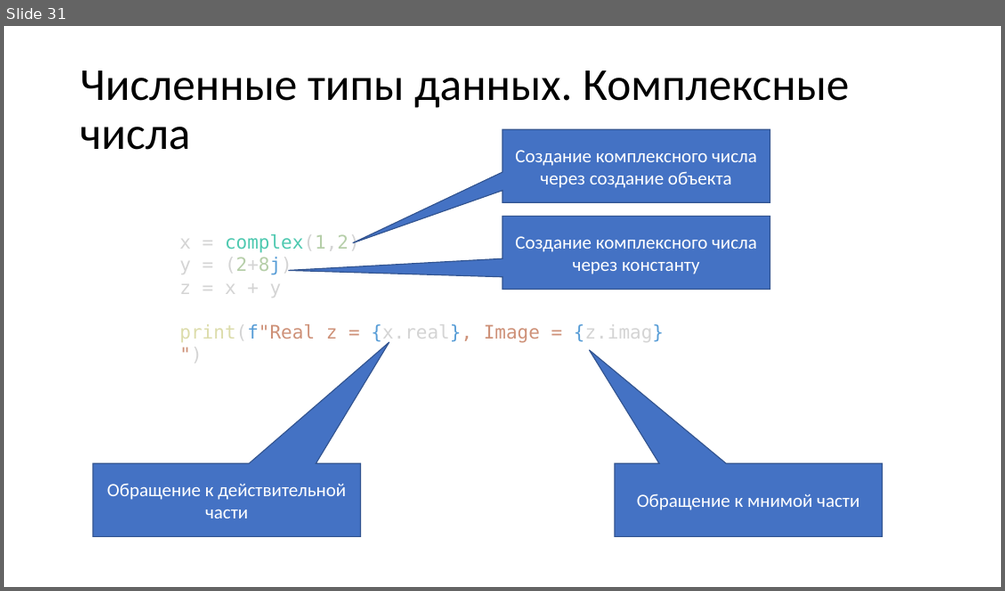
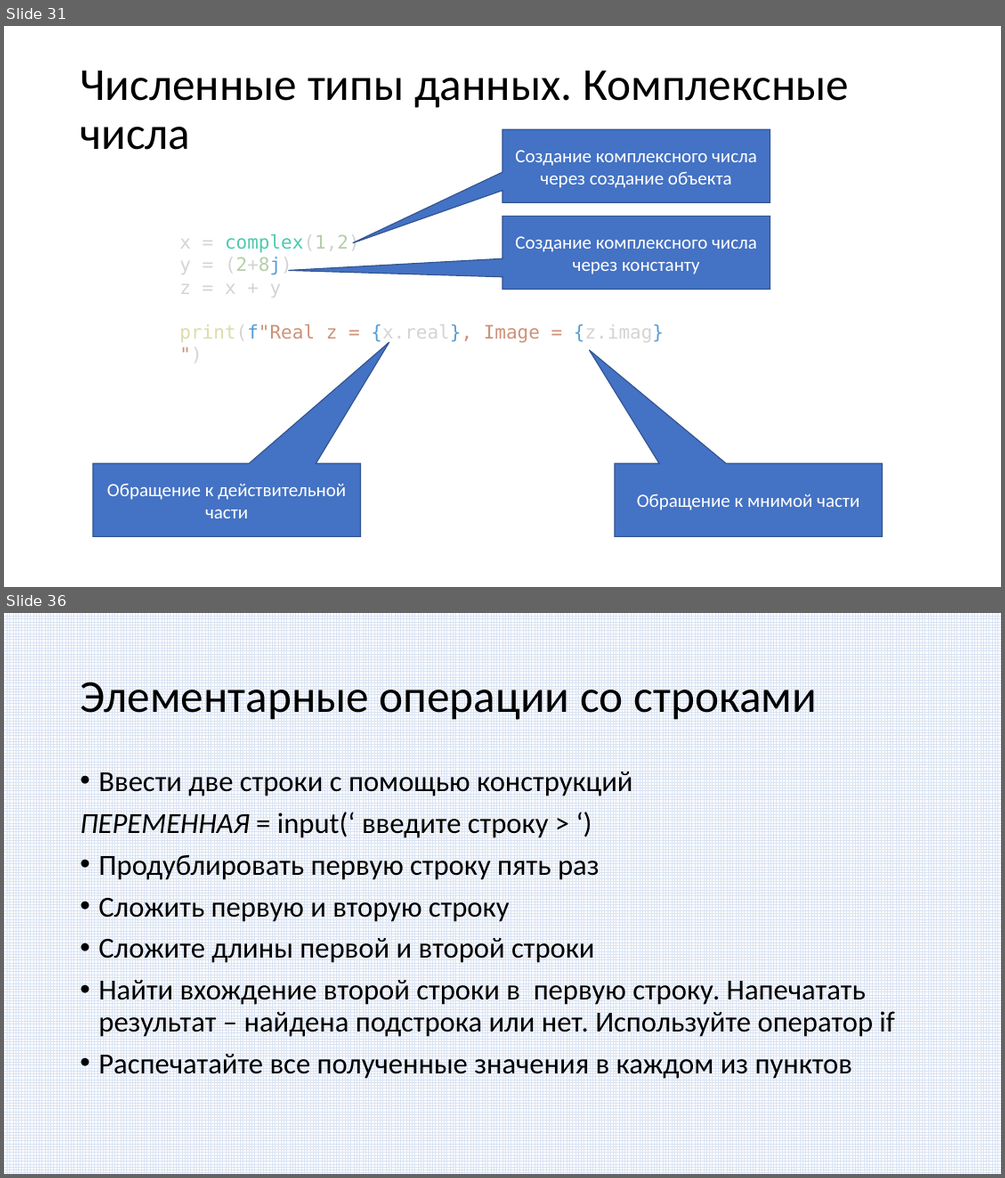
Before and after one commit to paveltsytovich/telegram-course, a slide deck: Presentation/Основы алгоритмизации и программирования.pptx. Shown one above the other, each under a label of ours: slide 31 before the commit, slides 31 and 36 after it; the slides between them are not shown. The pictures are 1005x591 and 1005x1178 pixels, drawn with LibreOffice and Linux fonts; fonts in the diff are those of the drawing. Boxes give left, top, right and bottom in pixels: in the first picture for what was removed or moved away, otherwise in the second. Text is boxed around its words. In the diff, an @@ line names an element or a change of style, - is before the commit and + after.

Commit message:
Строки и оператор slice

```diff
--- a/Presentation/Основы алгоритмизации и программирования.pptx
+++ b/Presentation/Основы алгоритмизации и программирования.pptx
@@ slide 36 added at [4, 613, 1001, 1174], background #FFFFFF @@
@@ rectangle added at [4, 613, 1001, 1174], fill pattern #DAE3F3 on #FFFFFF @@
@@ title added at [80, 682, 817, 720], 44 pt, text #000000 @@
+Элементарные операции со строками
@@ text added at [80, 771, 894, 1078], 28 pt, text #000000 @@
+• Ввести две строки с помощью конструкций
+ПЕРЕМЕННАЯ = input(‘ введите строку > ‘)
+• Продублировать первую строку пять раз
+• Сложить первую и вторую строку
+• Сложите длины первой и второй строки
+• Найти вхождение второй строки в первую строку. Напечатать результат – найдена подстрока или нет. Используйте оператор if
+• Распечатайте все полученные значения в каждом из пунктов
```
Also in this commit, not shown: 5 other slides added, 3 other files.
